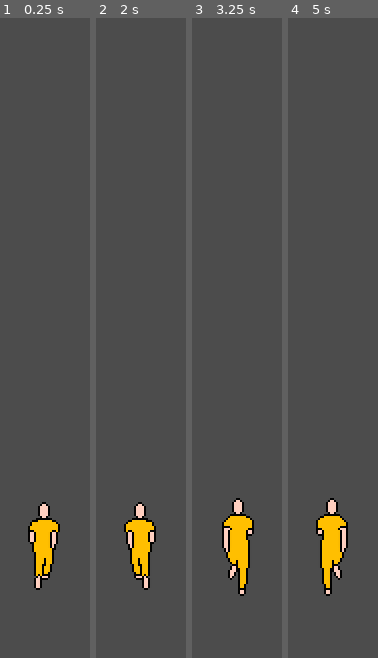
Above: before the commit, frames 1-4 (left to right).
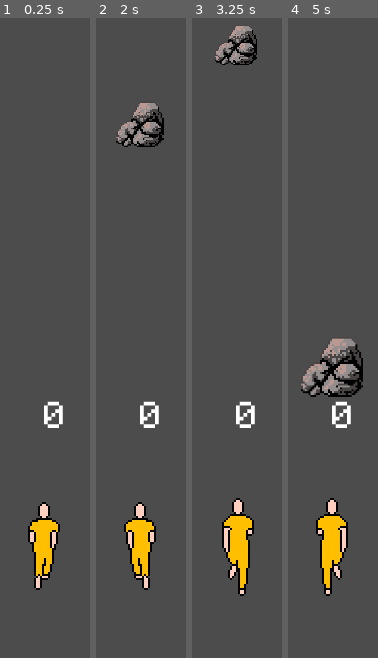
Above: after the commit, the same moments.

Repository: rodigu/corre-metro
Game: Godot game, scene res://src/Jogo.tscn
Same seed, same stepped clock (60 frames per second), same inputs: the game is played once before the commit and once after it.
Inputs (mouse positions are in pixels of both pictures, inside the frame that each line leads up to):
- Up to frame 1 (0.25 s): no input
- Up to frame 2 (2 s): move the mouse to (outside the picture) at 0.52 s; hold Up (ui_up) 0.53-1.28 s; click (outside the picture) at 0.67 s; move the mouse to (outside the picture) at 1.27 s
- Up to frame 3 (3.25 s): move the mouse to (273, 197) at 2.02 s; hold Up (ui_up) from 2.03 s (still down); move the mouse to (217, 466) at 2.77 s; click (217, 466) at 2.92 s
- Up to frame 4 (5 s): move the mouse to (outside the picture) at 3.52 s; release Up (ui_up) at 3.53 s; tap Enter at 4.25 s; move the mouse to (outside the picture) at 4.27 s

The runs differ from the first frame. In frame 1, 0.6% of the frame differs, in the area x 48-70%, y 59-65%; in frame 2, 2.6%; in frame 3, 2.2%; in frame 4, 4.2%, in the area x 14-84%, y 50-65%.
Error before the commit: Invalid call to function 'gerar' in base 'Node (gerador_objeto.gd)'. Expected 2 arguments. (res://src/Obstaculo/Manipulador.gd:14)

Commit message:
updates

Diff:
--- /dev/null
+++ b/assets/monogram_font.tres
@@ -0,0 +1,5 @@
+[gd_resource type="DynamicFontData" format=2]
+
+[resource]
+antialiased = false
+font_path = "res://assets/monogram.ttf"
--- a/project.godot
+++ b/project.godot
@@ -65,7 +65,7 @@
 window/size/width=380
 window/size/height=640
 window/handheld/orientation="portrait"
-window/stretch/mode="2d"
+window/stretch/mode="viewport"
 window/stretch/aspect="keep"
 
 [gui]
--- a/src/Jogador/Jogador.gd
+++ b/src/Jogador/Jogador.gd
@@ -8,10 +8,12 @@
 onready var animacoes = $SpriteJogador
 onready var pular = $Pular
 
-var Estados = {
-	Correndo = 'correndo',
-	Abaixado = 'abaixado',
-	Pulando = 'pulando'
+var pontos = 0
+
+enum Estados {
+	Correndo,
+	Abaixado,
+	Pulando
 }
 var estado = Estados.Correndo
 
@@ -35,3 +37,11 @@
 func _on_Pular_caiu():
 	animacoes.animation = 'correr'
 	estado = Estados.Correndo
+
+
+func _on_Area2D_area_entered(area):
+	if estado == Estados.Correndo:
+		pontos = 0
+	else:
+		pontos += 1
+	$Pontos/Pontos.text = str(pontos)
--- a/src/Jogador/Jogador.tscn
+++ b/src/Jogador/Jogador.tscn
@@ -1,10 +1,11 @@
-[gd_scene load_steps=20 format=2]
+[gd_scene load_steps=22 format=2]
 
 [ext_resource path="res://components/espremedor.gd" type="Script" id=1]
 [ext_resource path="res://components/toque_deslize.gd" type="Script" id=2]
 [ext_resource path="res://src/Jogador/Jogador.gd" type="Script" id=3]
 [ext_resource path="res://assets/spritesheet_50x50.png" type="Texture" id=4]
 [ext_resource path="res://components/pular.gd" type="Script" id=5]
+[ext_resource path="res://assets/monogram.ttf" type="DynamicFontData" id=6]
 
 [sub_resource type="AtlasTexture" id=18]
 atlas = ExtResource( 4 )
@@ -69,6 +70,10 @@
 
 [sub_resource type="CircleShape2D" id=17]
 
+[sub_resource type="DynamicFont" id=26]
+size = 60
+font_data = ExtResource( 6 )
+
 [node name="Jogador" type="Node2D"]
 script = ExtResource( 3 )
 
@@ -93,10 +98,21 @@
 
 [node name="Area2D" type="Area2D" parent="."]
 position = Vector2( 0, -5 )
+monitorable = false
 
 [node name="CollisionShape2D" type="CollisionShape2D" parent="Area2D"]
 shape = SubResource( 17 )
 
+[node name="Pontos" type="Node2D" parent="."]
+position = Vector2( 0, -200 )
+
+[node name="Pontos" type="Label" parent="Pontos"]
+margin_right = 40.0
+margin_bottom = 14.0
+custom_fonts/font = SubResource( 26 )
+text = "0"
+
 [connection signal="deslizar" from="ToqueDeslize" to="." method="_on_ToqueDeslize_deslizar"]
 [connection signal="desespremido" from="Espremedor" to="." method="_on_Espremedor_desespremido"]
 [connection signal="caiu" from="Pular" to="." method="_on_Pular_caiu"]
+[connection signal="area_entered" from="Area2D" to="." method="_on_Area2D_area_entered"]
--- /dev/null
+++ b/src/Jogo.gd
@@ -0,0 +1,16 @@
+extends Node2D
+
+
+# Declare member variables here. Examples:
+# var a = 2
+# var b = "text"
+
+
+# Called when the node enters the scene tree for the first time.
+func _ready():
+	pass
+
+
+# Called every frame. 'delta' is the elapsed time since the previous frame.
+#func _process(delta):
+#	pass
--- a/src/Jogo.tscn
+++ b/src/Jogo.tscn
@@ -1,17 +1,20 @@
-[gd_scene load_steps=5 format=2]
+[gd_scene load_steps=6 format=2]
 
 [ext_resource path="res://src/Jogador/Jogador.tscn" type="PackedScene" id=1]
 [ext_resource path="res://src/Obstaculo/Manipulador.gd" type="Script" id=2]
 [ext_resource path="res://components/gerador_objeto.gd" type="Script" id=3]
 [ext_resource path="res://src/Obstaculo/Pedra.tscn" type="PackedScene" id=4]
+[ext_resource path="res://src/Jogo.gd" type="Script" id=5]
 
 [node name="Jogo" type="Node2D"]
+script = ExtResource( 5 )
 
 [node name="Camera2D" type="Camera2D" parent="."]
 current = true
 
 [node name="Jogador" parent="." instance=ExtResource( 1 )]
 position = Vector2( 0, 250 )
+z_index = 4
 
 [node name="Manipulador" type="Node2D" parent="."]
 script = ExtResource( 2 )
--- a/src/Obstaculo/Manipulador.gd
+++ b/src/Obstaculo/Manipulador.gd
@@ -5,15 +5,25 @@
 onready var objetos = $Objetos
 onready var gerador = $GeradorObjeto
 
+var chance_gerar = .5
 var fila_obstaculos: Array = []
 var tamanho_maximo_fila = 5
+var distancia_minima = 100
+var frente_fila = 0
+onready var posicao_inicial_obstaculos = Vector2(0, -get_viewport_rect().size.y * .7)
 
 func _ready():
-	var posicao_inicial_obstaculos = Vector2(0, 0)
 	for i in range(tamanho_maximo_fila):
-		fila_obstaculos.append(gerador.gerar())
+		fila_obstaculos.append(gerador.gerar(posicao_inicial_obstaculos, objetos))
+	fila_obstaculos[frente_fila].movendo = true
+
+func mover_fila():
+	fila_obstaculos[frente_fila].resetar(posicao_inicial_obstaculos)
+	frente_fila += 1
+	frente_fila %= tamanho_maximo_fila
+	fila_obstaculos[frente_fila].movendo = true
 
 # Called every frame. 'delta' is the elapsed time since the previous frame.
 func _process(delta):
-	if Input.is_action_just_pressed("ui_up"):
-		gerador.gerar(position, objetos)
+	if fila_obstaculos[frente_fila].position.y > get_viewport_rect().size.y:
+		mover_fila()
--- a/src/Obstaculo/Obstaculo.gd
+++ b/src/Obstaculo/Obstaculo.gd
@@ -4,7 +4,8 @@
 export var tamanho_inicial: Vector2 = Vector2(1, 1)
 export var velocidade_inicial: float = 1
 export var aceleracao: float = 20
-export var fator_crescimento = .005
+export var fator_crescimento = .002
+export var movendo = false
 
 var velocidade = velocidade_inicial
 
@@ -14,6 +15,7 @@
 
 
 func _process(delta):
+	if not movendo: return
 	position.y += delta * velocidade
 	var crescimento = velocidade * fator_crescimento * delta
 	scale.x += crescimento
@@ -23,4 +25,6 @@
 
 func resetar(posicao: Vector2):
 	velocidade = velocidade_inicial
+	scale = tamanho_inicial
 	position = posicao
+	movendo = false
--- a/src/Obstaculo/Obstaculo.tscn
+++ b/src/Obstaculo/Obstaculo.tscn
@@ -8,6 +8,7 @@
 script = ExtResource( 1 )
 
 [node name="Area2D" type="Area2D" parent="."]
+monitoring = false
 
 [node name="CollisionShape2D" type="CollisionShape2D" parent="Area2D"]
 shape = SubResource( 1 )
Binary file added: assets/monogram.ttf
Not shown, changed: export_presets.cfg
Not shown, removed: exports/html/Corre Metro.apple-touch-icon.png.import
Not shown, removed: exports/html/Corre Metro.icon.png.import
Not shown, removed: exports/html/Corre Metro.png.import
Not shown, added: exports/CorreMetroWeb.zip
Not shown, added: exports/html.zip
Not shown, removed: exports/html/Corre Metro.apple-touch-icon.png
Not shown, removed: exports/html/Corre Metro.icon.png
Not shown, removed: exports/html/Corre Metro.pck
Not shown, removed: exports/html/Corre Metro.png
Not shown, changed: exports/html/Corre Metro.wasm
(and 5 more such lines)
